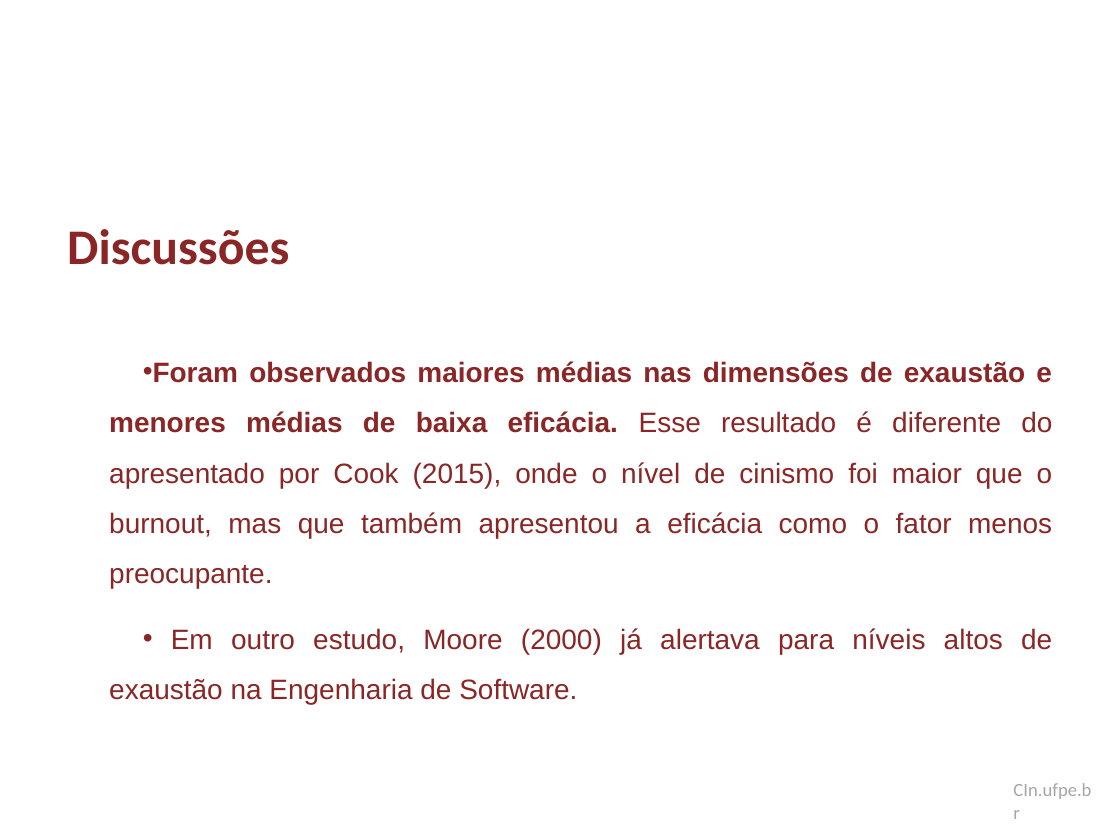
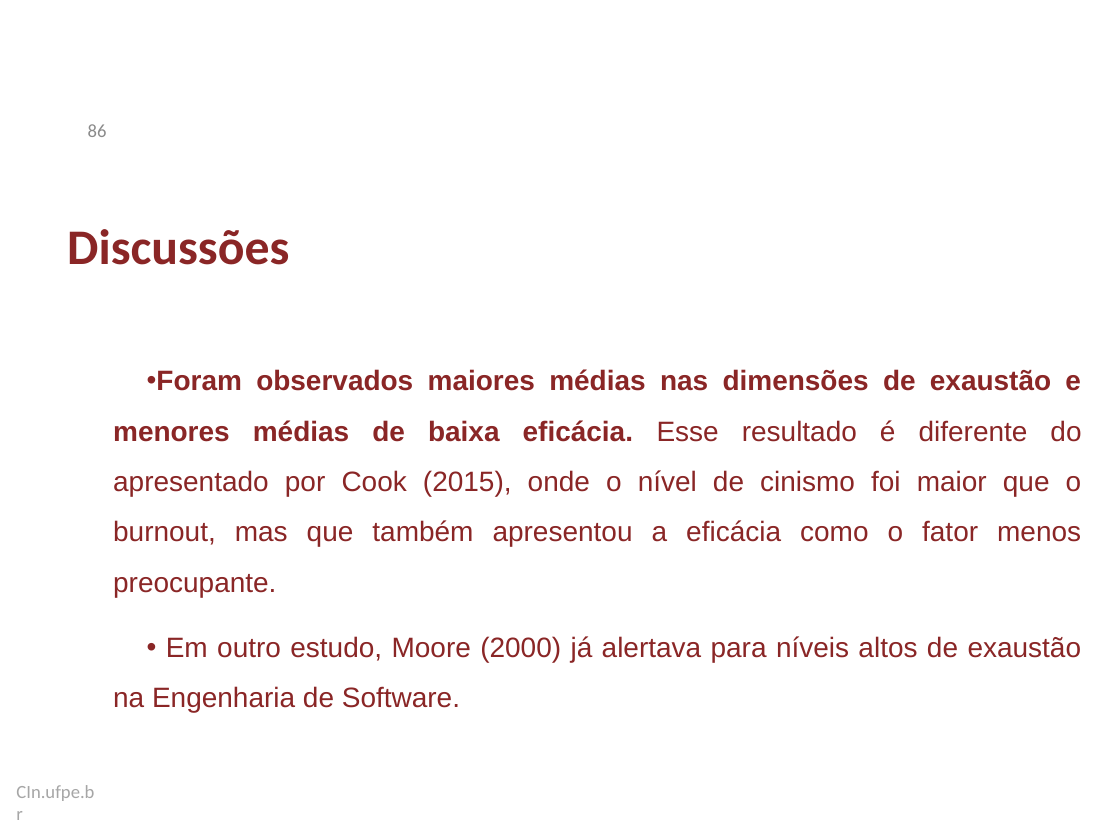
Before and after one commit to dan1lo/doutoradoR, a slide deck: slide 86 of apresentacao doutorado.pptx (slide 85 before the commit). Drawn at 1120x840 pixels with LibreOffice and Linux fonts; fonts in the diff are those of the drawing; background and template pictures are left out. Boxes give left, top, right and bottom in pixels: in the first picture for what was removed or moved away, otherwise in the second. Text is boxed around its words. In the diff, an @@ line names an element or a change of style, - is before the commit and + after.

```diff
--- a/apresentacao doutorado.pptx
+++ b/apresentacao doutorado.pptx
@@ page number added at (x1=88, y1=124, x2=107, y2=137), 12 pt, text #8C8C8C @@
+86
@@ text "Foram observados maiores médias nas ..." rewrapped from (x1=109, y1=361, x2=1053, y2=704) to (x1=113, y1=369, x2=1082, y2=713) @@
@@ text "CIn.ufpe.br" moved from (x1=1013, y1=783, x2=1091, y2=799) to (x1=16, y1=785, x2=94, y2=801) @@
```
Also in this commit, not shown: 98 other slides changed, 3 slides added, 4 slides removed, 1 other file.
